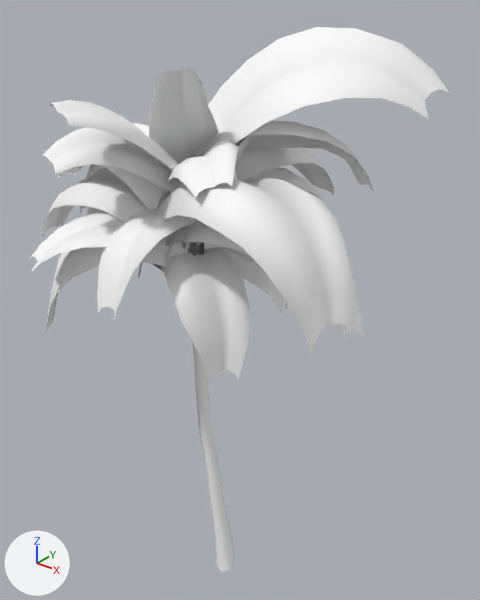
One commit to the FBX model Assets/Assets_Review/Taco_Party/Palm/ArecaPalm/Meshes/MSH_ArecaPalm_D.fbx: the scene before it, then after it.
Rendered twice from a 50 mm camera at (2.45, -2.97, 4.24) aimed at (-0.16, 0.29, 2.22). Lighting does not change. The marker at lower left points along +X, +Y and +Z. Mesh edges are drawn as thin lines on the coarser meshes. Where no turn or scale is listed for an object, it has been applied to the vertices.

The older version as bpy lines, for what is in view:
```python
me_mesh = bpy.data.meshes.new('Mesh')
me_mesh.from_pydata(...)  # 2777 vertices, 4219 faces; spans x -1.55..1.08, y -0.91..1.06, z -0.01..3.99
# faces by material slot: [115, 4104]
me_mesh.materials.append(mat_m_arecapalm_d_bark)  # its picture is missing
me_mesh.materials.append(mat_m_arecapalm_d_leaves)  # its picture is missing
ob_arecapalm_d_lod0_geo = bpy.data.objects.new('ArecaPalm_D_LOD0_GEO', me_mesh)
ob_arecapalm_d_lod0_geo.location = (0.0, 0.0, 0.0)
```
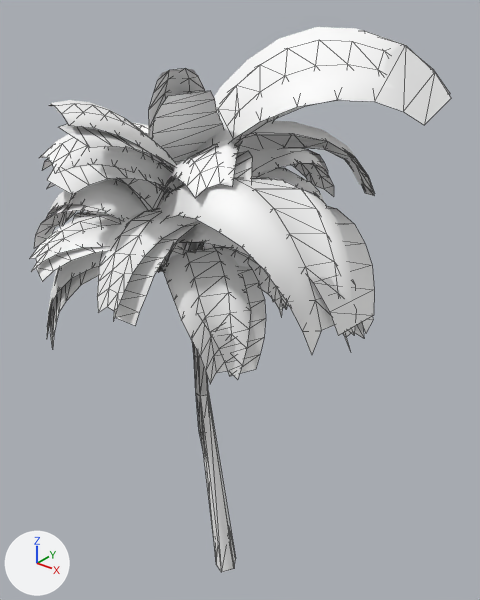
What differs and where, as boxes [x1, y1, x2, y2] in the pictures (480 x 600 px):
```json
{"object": "ArecaPalm_D_LOD2_GEO", "change": "added", "after": [34, 31, 451, 572], "faces in mat_m_arecapalm_d_leaves (its picture is missing)": [34, 31, 451, 376], "faces in mat_m_arecapalm_d_bark (its picture is missing)": [200, 391, 236, 572]}
{"object": "ArecaPalm_D_LOD1_GEO", "change": "added", "after": [30, 40, 450, 570], "faces in mat_m_arecapalm_d_leaves (its picture is missing)": [30, 40, 450, 384], "faces in mat_m_arecapalm_d_bark (its picture is missing)": [192, 342, 232, 570]}
```

Edits to the scene script, one JSON object a line:
```json
{"op": "add", "block": "me_mesh_001", "code": ["me_mesh_001 = bpy.data.meshes.new('Mesh.001')", "me_mesh_001.from_pydata(...)  # 1685 vertices, 2209 faces; spans x -1.55..1.08, y -0.91..1.06, z -0.01..3.96", "# faces by material slot: [100, 2109]", "me_mesh_001.materials.append(mat_m_arecapalm_d_bark)  # its picture is missing", "me_mesh_001.materials.append(mat_m_arecapalm_d_leaves)  # its picture is missing"]}
{"op": "add", "block": "me_mesh_002", "code": ["me_mesh_002 = bpy.data.meshes.new('Mesh.002')", "me_mesh_002.from_pydata(...)  # 917 vertices, 789 faces; spans x -1.55..1.08, y -0.92..1.08, z -0.01..3.97", "# faces by material slot: [20, 769]", "me_mesh_002.materials.append(mat_m_arecapalm_d_bark)  # its picture is missing", "me_mesh_002.materials.append(mat_m_arecapalm_d_leaves)  # its picture is missing"]}
{"op": "add", "block": "ob_arecapalm_d_lod1_geo", "code": ["ob_arecapalm_d_lod1_geo = bpy.data.objects.new('ArecaPalm_D_LOD1_GEO', me_mesh_001)", "ob_arecapalm_d_lod1_geo.location = (0.0, 0.0, 0.0)"]}
{"op": "add", "block": "ob_arecapalm_d_lod2_geo", "code": ["ob_arecapalm_d_lod2_geo = bpy.data.objects.new('ArecaPalm_D_LOD2_GEO', me_mesh_002)", "ob_arecapalm_d_lod2_geo.location = (0.0, 0.0, 0.0)"]}
```
